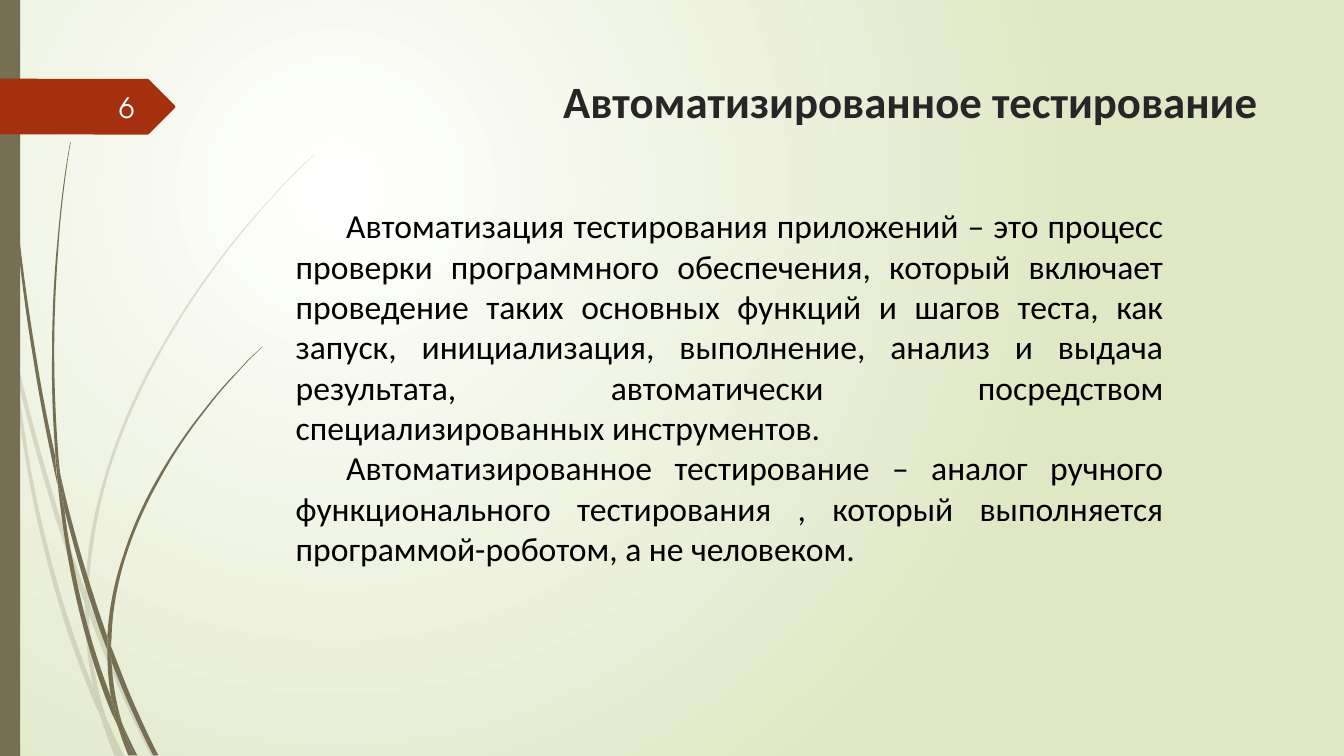
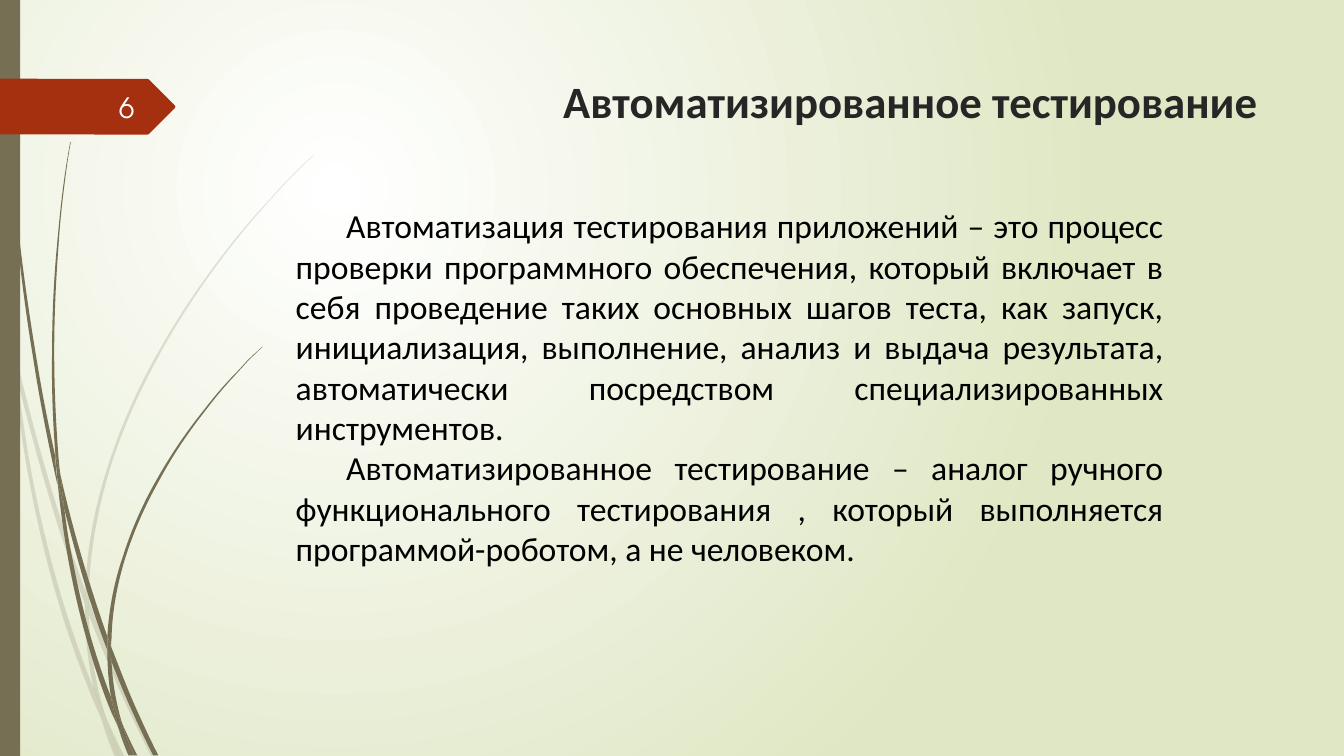
Before and after one commit to Sergeygaan/Lab1, a slide deck: slide 6 of Презентация.pptx. Drawn at 1344x756 pixels with LibreOffice and Linux fonts; fonts in the diff are those of the drawing. Boxes give left, top, right and bottom in pixels: in the first picture for what was removed or moved away, otherwise in the second. Text is boxed around its words. In the diff, an @@ line names an element or a change of style, - is before the commit and + after.

```diff
--- a/Презентация.pptx
+++ b/Презентация.pptx
@@ text at <box>296,215,1164,446</box>: text changed @@
-Автоматизация тестирования приложений – это процесс проверки программного обеспечения, который включает проведение таких основных функций и шагов теста, как запуск, инициализация, выполнение, анализ и выдача результата, автоматически посредством специализированных инструментов.
+Автоматизация тестирования приложений – это процесс проверки программного обеспечения, который включает в себя проведение таких основных шагов теста, как запуск, инициализация, выполнение, анализ и выдача результата, автоматически посредством специализированных инструментов.
```
Also in this commit, not shown: 4 other slides changed.
